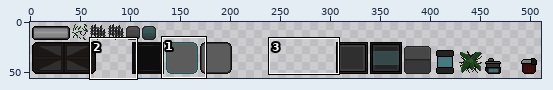
One commit to this sprite sheet: res/gfx/graphics.png. The first picture is a wide view before the edit; the outline marks the close-up.
Close-up. As it was:
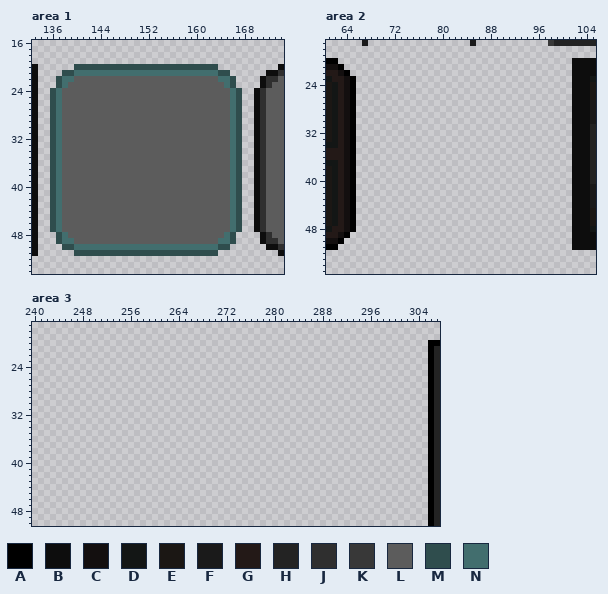
The file is 512x64 pixels. Colours within 5 levels of each other are drawn and written as one. Shown: area 1: x 133..174, y 16..54; area 2: x 61..105, y 17..55; area 3: x 240..307, y 17..50. The old version is drawn lined up with the new one. The wide view leaves out empty margins. The commit also changed other parts of the picture, which this record leaves out.
Palette (. is transparent): A #000000  B #0d0d0d  C #130f0f  D #131615  E #1b1714  F #1a1a1a  G #231917  H #232323  J #2f2f2f  K #383838  L #5c5c5c  M #2f4d4d  N #426e6e
Pixels before, area 1, first column x 133:
20 B......MMMMMMMMMMMMMMMMMMMMMMMM..........B
21 B....MMNNNNNNNNNNNNNNNNNNNNNNNNMM......BBJ
22 B...MNNLLLLLLLLLLLLLLLLLLLLLLLLNNM....BJJL
23 B...MNLLLLLLLLLLLLLLLLLLLLLLLLLLNM....BJLL
24 B..MNLLLLLLLLLLLLLLLLLLLLLLLLLLLLNM..BJLLL
25 B..MNLLLLLLLLLLLLLLLLLLLLLLLLLLLLNM..BJLLL
26 B..MNLLLLLLLLLLLLLLLLLLLLLLLLLLLLNM..BJLLL
27 B..MNLLLLLLLLLLLLLLLLLLLLLLLLLLLLNM..BJLLL
28 B..MNLLLLLLLLLLLLLLLLLLLLLLLLLLLLNM..BJLLL
29 B..MNLLLLLLLLLLLLLLLLLLLLLLLLLLLLNM..BJLLL
30 B..MNLLLLLLLLLLLLLLLLLLLLLLLLLLLLNM..BJLLL
31 B..MNLLLLLLLLLLLLLLLLLLLLLLLLLLLLNM..BJLLL
32 B..MNLLLLLLLLLLLLLLLLLLLLLLLLLLLLNM..BJLLL
33 B..MNLLLLLLLLLLLLLLLLLLLLLLLLLLLLNM..BJLLL
34 B..MNLLLLLLLLLLLLLLLLLLLLLLLLLLLLNM..BJLLL
35 B..MNLLLLLLLLLLLLLLLLLLLLLLLLLLLLNM..BJLLL
36 B..MNLLLLLLLLLLLLLLLLLLLLLLLLLLLLNM..BJLLL
37 B..MNLLLLLLLLLLLLLLLLLLLLLLLLLLLLNM..BJLLL
38 B..MNLLLLLLLLLLLLLLLLLLLLLLLLLLLLNM..BJLLL
39 B..MNLLLLLLLLLLLLLLLLLLLLLLLLLLLLNM..BJLLL
40 B..MNLLLLLLLLLLLLLLLLLLLLLLLLLLLLNM..BJLLL
41 B..MNLLLLLLLLLLLLLLLLLLLLLLLLLLLLNM..BJLLL
42 B..MNLLLLLLLLLLLLLLLLLLLLLLLLLLLLNM..BJLLL
43 B..MNLLLLLLLLLLLLLLLLLLLLLLLLLLLLNM..BJLLL
44 B..MNLLLLLLLLLLLLLLLLLLLLLLLLLLLLNM..BJLLL
45 B..MNLLLLLLLLLLLLLLLLLLLLLLLLLLLLNM..BJLLL
46 B..MNLLLLLLLLLLLLLLLLLLLLLLLLLLLLNM..BJLLL
47 B..MNLLLLLLLLLLLLLLLLLLLLLLLLLLLLNM..BJLLL
48 B...MNLLLLLLLLLLLLLLLLLLLLLLLLLLNM....BJLL
49 B...MNNLLLLLLLLLLLLLLLLLLLLLLLLNNM....BJJL
50 B....MMNNNNNNNNNNNNNNNNNNNNNNNNMM......BBJ
51 B......MMMMMMMMMMMMMMMMMMMMMMMM..........B
Pixels before, area 2, first column x 61:
17 ......F.................F............KHHHHHHH
18 .............................................
19 .............................................
20 AA.......................................BBBB
21 CCA......................................BBBB
22 GGCA.....................................BBBB
23 DGGCA....................................BBBD
24 EDGCA....................................BBBE
25 EDGCA....................................BBBE
26 EDGCA....................................BBBE
27 EDGCA....................................BBBF
28 EDGCA....................................BBBF
29 EDGCA....................................BBBF
30 EDGCA....................................BBBF
31 EDGCA....................................BBBH
32 EDGCA....................................BBBH
33 EDGCA....................................BBBH
34 DDGCA....................................BBBH
35 GGGCA....................................BBBH
36 GGGCA....................................BBBH
37 DDGCA....................................BBBH
38 EDGCA....................................BBBH
39 EDGCA....................................BBBH
40 EDGCA....................................BBBH
41 EDGCA....................................BBBF
42 EDGCA....................................BBBF
43 EDGCA....................................BBBF
44 EDGCA....................................BBBF
45 EDGCA....................................BBBE
46 EDGCA....................................BBBE
47 EDGCA....................................BBBE
48 DGGCA....................................BBBD
49 GGCA.....................................BBBB
50 CCA......................................BBBB
51 AA.......................................BBBB
Pixels before, area 3, first column x 306:
20 AA
21 AH
22 AH
23 AH
24 AH
25 AH
26 AH
27 AH
28 AH
29 AH
30 AH
31 AH
32 AH
33 AH
34 AH
35 AH
36 AH
37 AH
38 AH
39 AH
40 AH
41 AH
42 AH
43 AH
44 AH
45 AH
46 AH
47 AH
48 AH
49 AH
50 AH
Once edited:
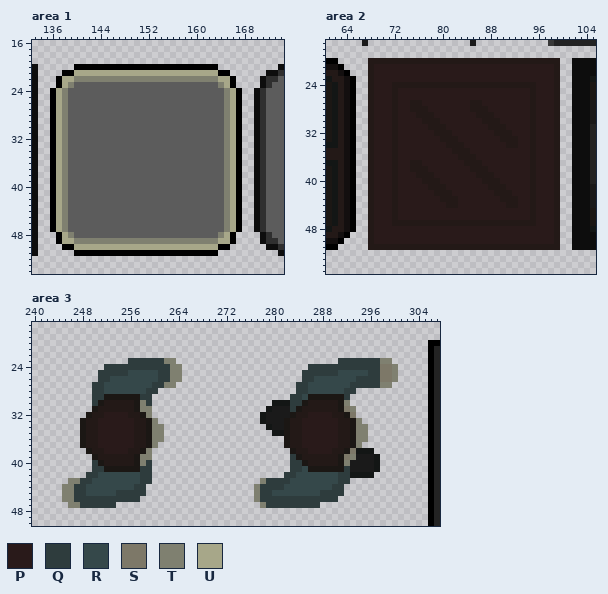
Colours new in this view: P #291a1a  Q #2e3c3d  R #35484a  S #7d7868  T #7f8070  U #a7a789
The edit:
drawings rearranged on the sheet (the old picture shows each at its new place; 6 dropped ones are not shown)
Changed rows in their new state; - is an unchanged pixel.
Area 1:
first column x 136:
20 ----AAAAAAAAAAAAAAAAAAAAAAAA----
21 --AAUUUUUUUUUUUUUUUUUUUUUUUUAA--
22 -AUUTTTTTTTTTTTTTTTTTTTTTTTTUUA-
23 -AUT------------------------TUA-
24 AUT--------------------------TUA
25 AUT--------------------------TUA
26 AUT--------------------------TUA
27 AUT--------------------------TUA
28 AUT--------------------------TUA
29 AUT--------------------------TUA
30 AUT--------------------------TUA
31 AUT--------------------------TUA
32 AUT--------------------------TUA
33 AUT--------------------------TUA
34 AUT--------------------------TUA
35 AUT--------------------------TUA
36 AUT--------------------------TUA
37 AUT--------------------------TUA
38 AUT--------------------------TUA
39 AUT--------------------------TUA
40 AUT--------------------------TUA
41 AUT--------------------------TUA
42 AUT--------------------------TUA
43 AUT--------------------------TUA
44 AUT--------------------------TUA
45 AUT--------------------------TUA
46 AUT--------------------------TUA
47 AUT--------------------------TUA
48 -AUT------------------------TUA-
49 -AUUTTTTTTTTTTTTTTTTTTTTTTTTUUA-
50 --AAUUUUUUUUUUUUUUUUUUUUUUUUAA--
51 ----AAAAAAAAAAAAAAAAAAAAAAAA----
Area 2:
first column x 68:
20 GGGGGGGGGGGGGGGGGGGGGGGGGGGGGGGG
21 GPPPPPPPPPPPPPPPPPPPPPPPPPPPPPPG
22 GPPPPPPPPPPPPPPPPPPPPPPPPPPPPPPG
23 GPPPPPPPPPPPPPPPPPPPPPPPPPPPPPPG
24 GPPPGGGGGGGGGGGGGGGGGGGGGGGGPPPG
25 GPPPGPPPPPPPPPPPPPPPPPPPPPPGPPPG
26 GPPPGPPPPPPPPPPPPPPPPPPPPPPGPPPG
27 GPPPGPPGGPPPPPPPPGGPPPPPPPPGPPPG
28 GPPPGPPGGGPPPPPPPGGGPPPPPPPGPPPG
29 GPPPGPPPGGGPPPPPPPGGGPPPPPPGPPPG
30 GPPPGPPPPGGGPPPPPPPGGGPPPPPGPPPG
31 GPPPGPPPPPGGGPPPPPPPGGGPPPPGPPPG
32 GPPPGPPPPPPGGGPPPPPPPGGGPPPGPPPG
33 GPPPGPPPPPPPGGGPPPPPPPGGGPPGPPPG
34 GPPPGPPPPPPPPGGGPPPPPPPGGPPGPPPG
35 GPPPGPPPPPPPPPGGGPPPPPPPPPPGPPPG
36 GPPPGPPPPPPPPPPGGGPPPPPPPPPGPPPG
37 GPPPGPPGGPPPPPPPGGGPPPPPPPPGPPPG
38 GPPPGPPGGGPPPPPPPGGGPPPPPPPGPPPG
39 GPPPGPPPGGGPPPPPPPGGGPPPPPPGPPPG
40 GPPPGPPPPGGGPPPPPPPGGGPPPPPGPPPG
41 GPPPGPPPPPGGGPPPPPPPGGGPPPPGPPPG
42 GPPPGPPPPPPGGGPPPPPPPGGGPPPGPPPG
43 GPPPGPPPPPPPGGGPPPPPPPGGGPPGPPPG
44 GPPPGPPPPPPPPGGPPPPPPPPGGPPGPPPG
45 GPPPGPPPPPPPPPPPPPPPPPPPPPPGPPPG
46 GPPPGPPPPPPPPPPPPPPPPPPPPPPGPPPG
47 GPPPGGGGGGGGGGGGGGGGGGGGGGGGPPPG
48 GPPPPPPPPPPPPPPPPPPPPPPPPPPPPPPG
49 GPPPPPPPPPPPPPPPPPPPPPPPPPPPPPPG
50 GPPPPPPPPPPPPPPPPPPPPPPPPPPPPPPG
51 GGGGGGGGGGGGGGGGGGGGGGGGGGGGGGGG
Area 3:
first column x 245:
23 -----------QQQQQQTT---------------------------QQQQQQQTT-
24 -------QQQQQQQQQQQTT---------------------QQQQQQQQQQQQSST
25 ------QQQQQRRRRRQQTT--------------------QQQQQQRRRRRQQSST
26 ------QQRRRRRRRRQQTT--------------------QQRRRRRRRQQQQSST
27 -----QQRRRRRRRRQQTT--------------------QQRRRRRRRQQQQQTT-
28 -----QQRRRRRRRQQ-----------------------QQRRRRRRQQ-------
29 -----QQEEEEEEQQ-----------------------QQREEEEEEQ--------
30 -----QEGGGGGETQ--------------------DDDQQEGGGGGET--------
31 -----EGGGGGGETT-------------------DFFFQEGGGGGGEST-------
32 ----EGGPPPPGGET------------------DFFFFEGGPPPPGGES-------
33 ---EGGPPPPPPGGET-----------------DFFFEGGPPPPPPGGET------
34 ---EGGPPPPPPGGETT-----------------DFFEGGPPPPPPGGETT-----
35 ---EGGPPPPPPGGETT------------------DDEGGPPPPPPGGETT-----
36 ---EGGPPPPPPGGETT--------------------EGGPPPPPPGGETT-----
37 ---EGGPPPPPPGGET---------------------EGGPPPPPPGGET------
38 ----EGGPPPPGGET-----------------------EGGPPPPGGESDDD----
39 -----EGGGGGGETT-----------------------QEGGGGGGESTFFFD---
40 -----QEGGGGGETQ-----------------------QQEGGGGGETFFFFD---
41 -----QQEEEEEEQQ-----------------------QQREEEEEEQFFFFD---
42 ----QQRRRRRRRQQ----------------------QQRRRRRRRQQDDDD----
43 -TTQQRRRRRRRRQQ------------------TQQQQRRRRRRRRQQ--------
44 TTQQRRRRRRRRQQ------------------TQQQQRRRRRRRRQQ---------
45 TTQQRRRRRQQQQQ------------------TQQRRRRRRRRQQQQ---------
46 TTQQQQQQQQQQQ-------------------TQQQQQQQQQQQQQ----------
47 -TTQQQQQQ------------------------TQQQQQQQQQ-------------
